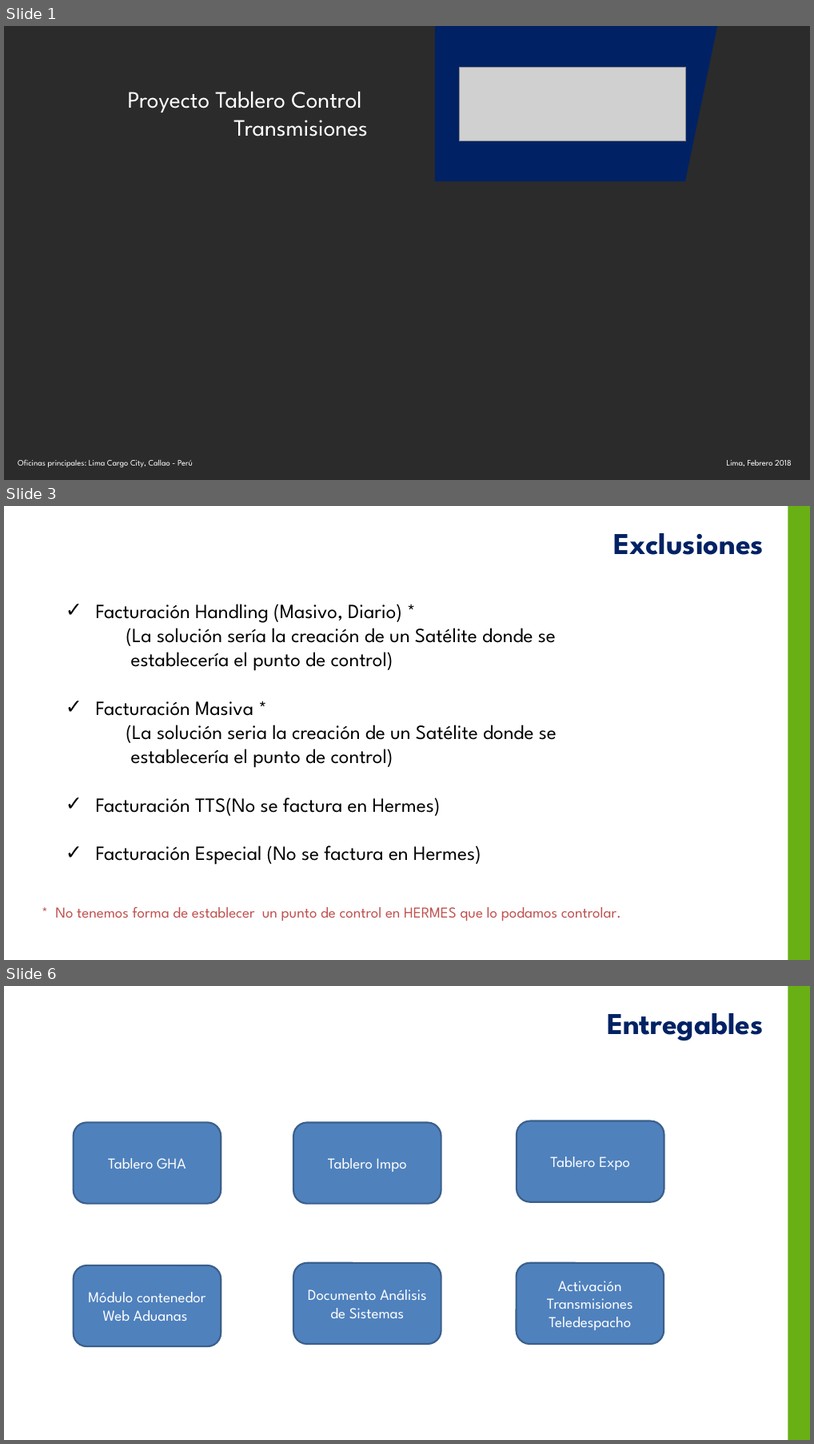
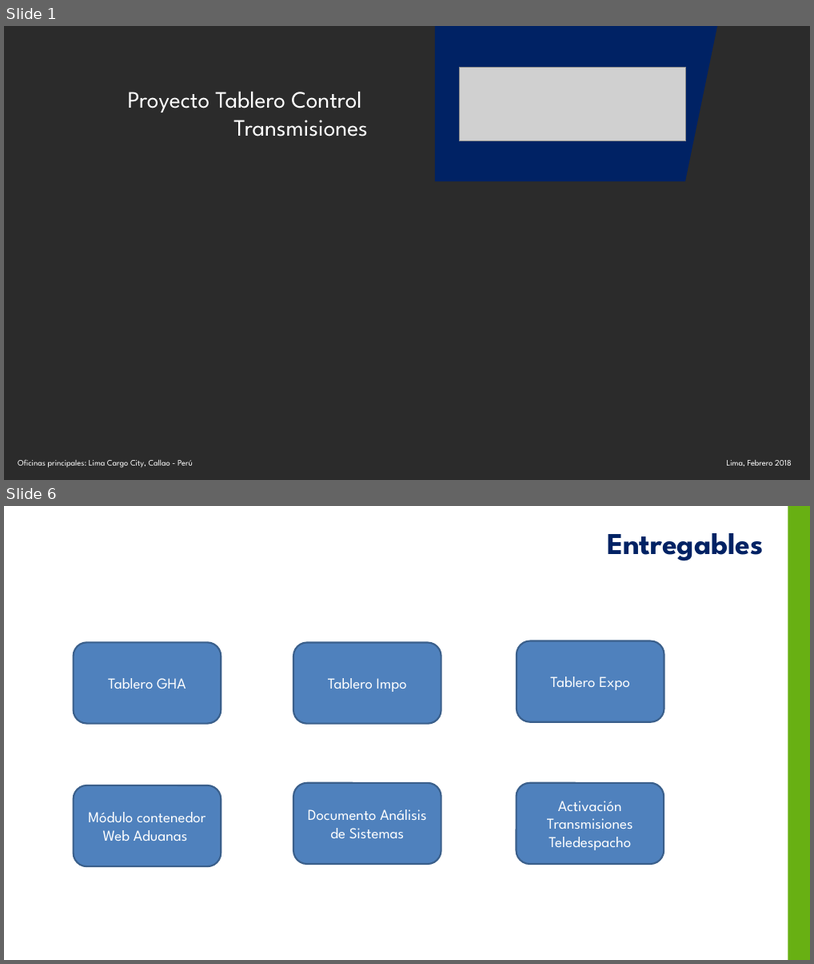
Before and after one commit to yahck/pyTransmisionesTalma, a slide deck: Documentos/ControlTransmisionesV1.0.pptx. Shown one above the other, each under a label of ours: slides 1, 3 and 6 before the commit, slides 1 and 6 after it; the slides between them are not shown. The pictures are 814x1444 and 814x964 pixels, drawn with LibreOffice and Linux fonts; fonts in the diff are those of the drawing; grey boxes stand for pictures; background and template pictures are left out; a plain dark background stands for a picture behind light text. Boxes give left, top, right and bottom in pixels: in the first picture for what was removed or moved away, otherwise in the second. Text is boxed around its words. In the diff, an @@ line names an element or a change of style, - is before the commit and + after.

```diff
--- a/Documentos/ControlTransmisionesV1.0.pptx
+++ b/Documentos/ControlTransmisionesV1.0.pptx
@@ slide 3 removed at (4, 506, 810, 960), background #FFFFFF; not listed: 1 template element that a slide beside it also shows @@
@@ text removed at (614, 533, 764, 555) @@
-Exclusiones
@@ text removed at (96, 604, 557, 864) @@
-✓ Facturación Handling (Masivo, Diario) *
-(La solución sería la creación de un Satélite donde se
-establecería el punto de control)
-✓ Facturación Masiva *
-(La solución seria la creación de un Satélite donde se
-establecería el punto de control)
-✓ Facturación TTS(No se factura en Hermes)
-✓ Facturación Especial (No se factura en Hermes)
@@ text removed at (55, 907, 622, 920) @@
-* No tenemos forma de establecer un punto de control en HERMES que lo podamos controlar.
```
Also in this commit, not shown: 3 slides changed, 5 slides added, 2 other slides removed, 6 other files.
